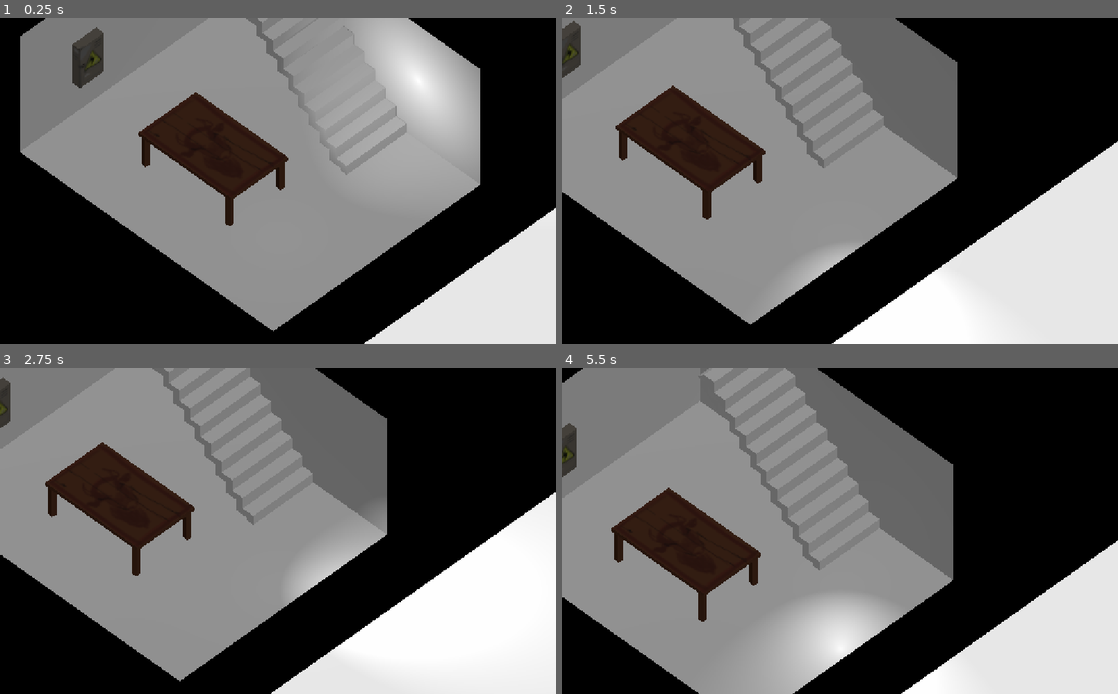
Above: before the commit, frames 1-4 (two rows, left to right).
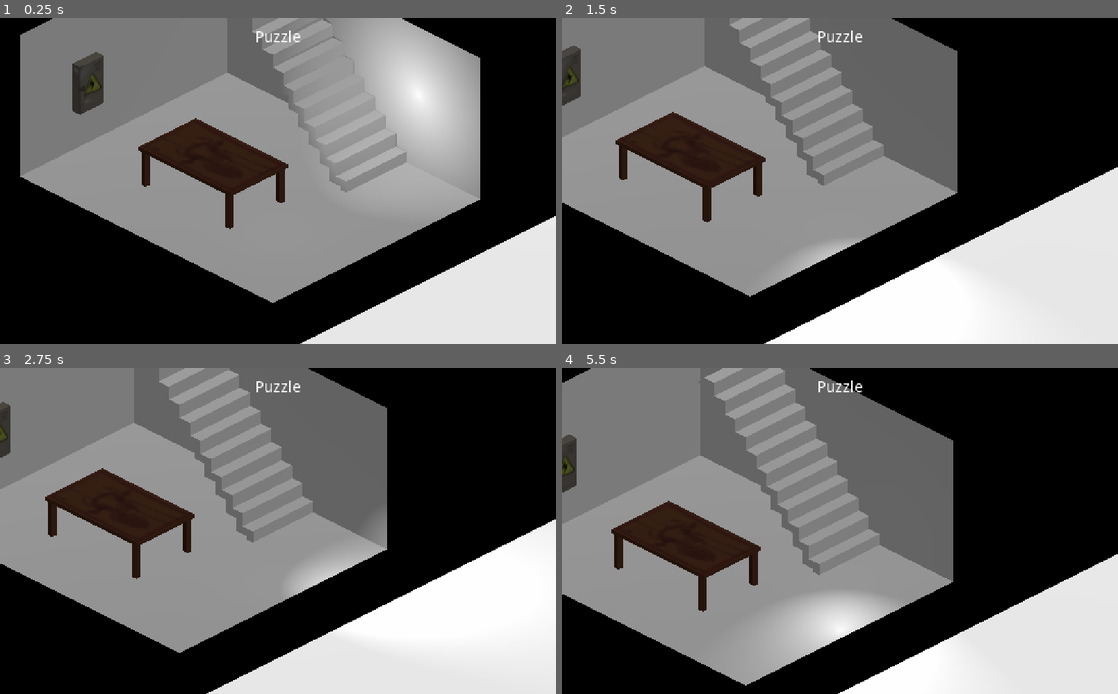
Above: after the commit, the same moments.

Repository: Naronco/Vaccaphobia
Game: Godot game, scene res://Game.tscn
The game is run twice, just before and just after one commit, with the same random seed, the same clock (stepped at 60 frames per second) and the same inputs.
Inputs:
- Up to frame 1 (0.25 s): no input
- Up to frame 2 (1.5 s): tap Enter at 0.5 s; hold D (move_right) 0.53-1.28 s; hold E (interact) 0.53-1.28 s; hold S (move_down) from 1.28 s (still down); tap E (interact) at 1.35 s
- Up to frame 3 (2.75 s): release S (move_down) at 2.03 s; hold D (move_right) from 2.03 s (still down); hold E (interact) from 2.03 s (still down)
- Up to frame 4 (5.5 s): release D (move_right) at 2.78 s; release E (interact) at 2.78 s; hold W (move_up) 2.78-3.53 s; tap E (interact) at 2.85, 4.35 s; hold E (interact) 3.53-4.28 s; hold A (move_left) 3.53-5.03 s; hold S (move_down) from 5.03 s (still down); hold E (interact) from 5.03 s (still down)

The runs differ from the first frame. In frame 1, 11% of the frame differs, in the area x 3-100%, y 0-100%; in frame 2, 13%, in the area x 0-100%, y 0-100%; in frame 3, 13%; in frame 4, 12%.

Commit message:
30 angle cam

Diff:
--- a/Game.tscn
+++ b/Game.tscn
@@ -241,7 +241,7 @@
 material/2 = null
 
 [node name="Camera" type="Camera" parent="."]
-transform = Transform( 0.707107, -0.5, 0.5, 0, 0.707107, 0.707107, -0.707107, -0.5, 0.5, 8.477, 10, 7.838 )
+transform = Transform( 0.707107, -0.353553, 0.612372, 0, 0.866026, 0.5, -0.707107, -0.353553, 0.612372, 8.477, 10, 7.838 )
 environment = ExtResource( 5 )
 projection = 1
 size = 5.0
@@ -275,9 +275,8 @@
 [node name="PuzzleLayer" type="CanvasLayer" parent="MarginContainer"]
 
 [node name="PuzzleScreen" type="Control" parent="MarginContainer/PuzzleLayer"]
-visible = false
-margin_right = 40.0
-margin_bottom = 40.0
+anchor_right = 1.0
+anchor_bottom = 1.0
 script = ExtResource( 7 )
 __meta__ = {
 "_edit_use_anchors_": false
@@ -287,21 +286,16 @@
 [node name="Popup" type="TextureRect" parent="MarginContainer/PuzzleLayer/PuzzleScreen"]
 anchor_right = 1.0
 anchor_bottom = 1.0
-margin_left = 40.0
-margin_top = 50.0
-margin_bottom = 10.0
 __meta__ = {
 "_edit_use_anchors_": false
 }
 
 [node name="InteractLabel2" type="Label" parent="MarginContainer/PuzzleLayer/PuzzleScreen"]
 anchor_left = 0.5
-anchor_top = 0.071
 anchor_right = 0.5
-anchor_bottom = 0.071
-margin_left = 136.0
+margin_left = -100.0
 margin_top = 3.46
-margin_right = 336.0
+margin_right = 100.0
 margin_bottom = 34.06
 text = "Puzzle"
 align = 1
--- a/Player.gd
+++ b/Player.gd
@@ -8,7 +8,11 @@
 
 var velocity = Vector3.ZERO
 
-export var camOffs = Vector3(10/sqrt(2), 10, 10/sqrt(2))
+# Hardcoded rotation angles, replace with values from camera node
+var _camX = -45.0*PI/180
+var _camY = 45.0*PI/180
+
+export var camOffs = Vector3(10/sqrt(2), 5.5, 10/sqrt(2))
 
 
 
